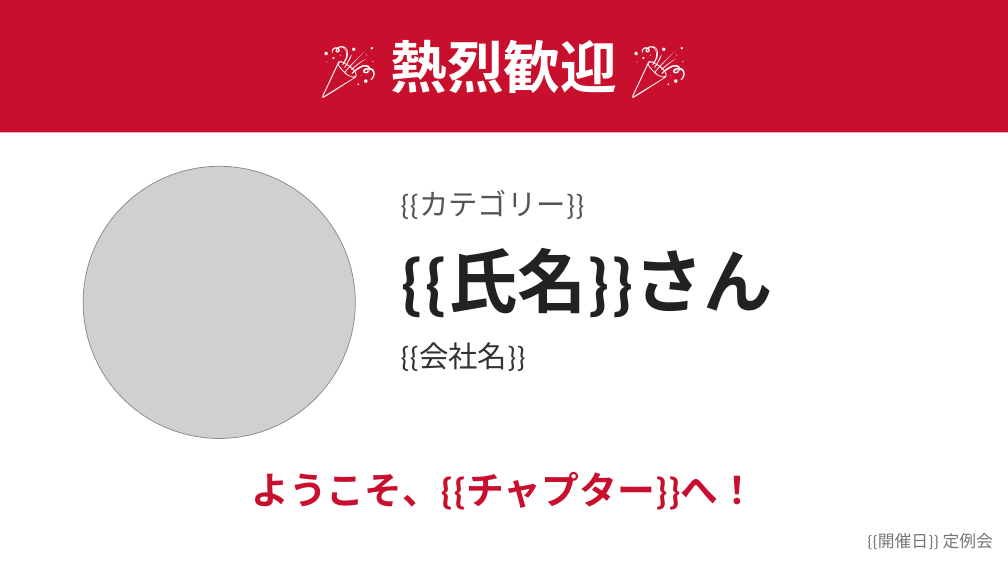
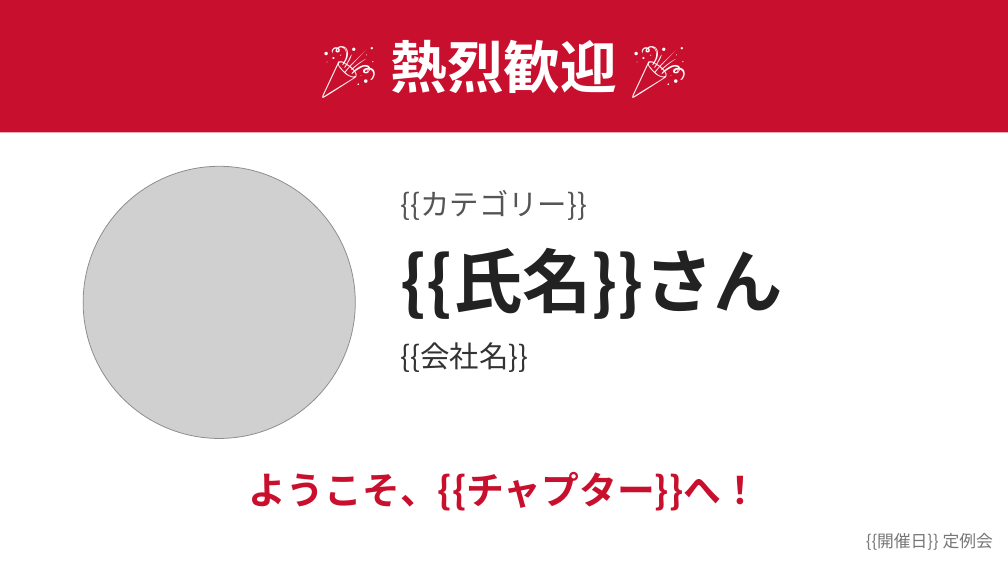
Before and after one commit to kimuchi/BNI_Chiyoda_VisitorHost, a slide deck: slide 1 of docs/templates/BNI_テンプレート_熱烈歓迎.pptx. Drawn at 1008x567 pixels with LibreOffice and Linux fonts; fonts in the diff are those of the drawing; grey boxes stand for pictures. Boxes give left, top, right and bottom in pixels: in the first picture for what was removed or moved away, otherwise in the second. Text is boxed around its words. In the diff, an @@ line names an element or a change of style, - is before the commit and + after.

```diff
--- a/docs/templates/BNI_テンプレート_熱烈歓迎.pptx
+++ b/docs/templates/BNI_テンプレート_熱烈歓迎.pptx
@@ font Calibri to Noto Sans CJK JP in 5 elements at [401, 190, 587, 220], [401, 248, 783, 319], [401, 342, 529, 372], [249, 471, 759, 511], [866, 533, 993, 550] @@
```
Also in this commit, not shown: 13 other files.
